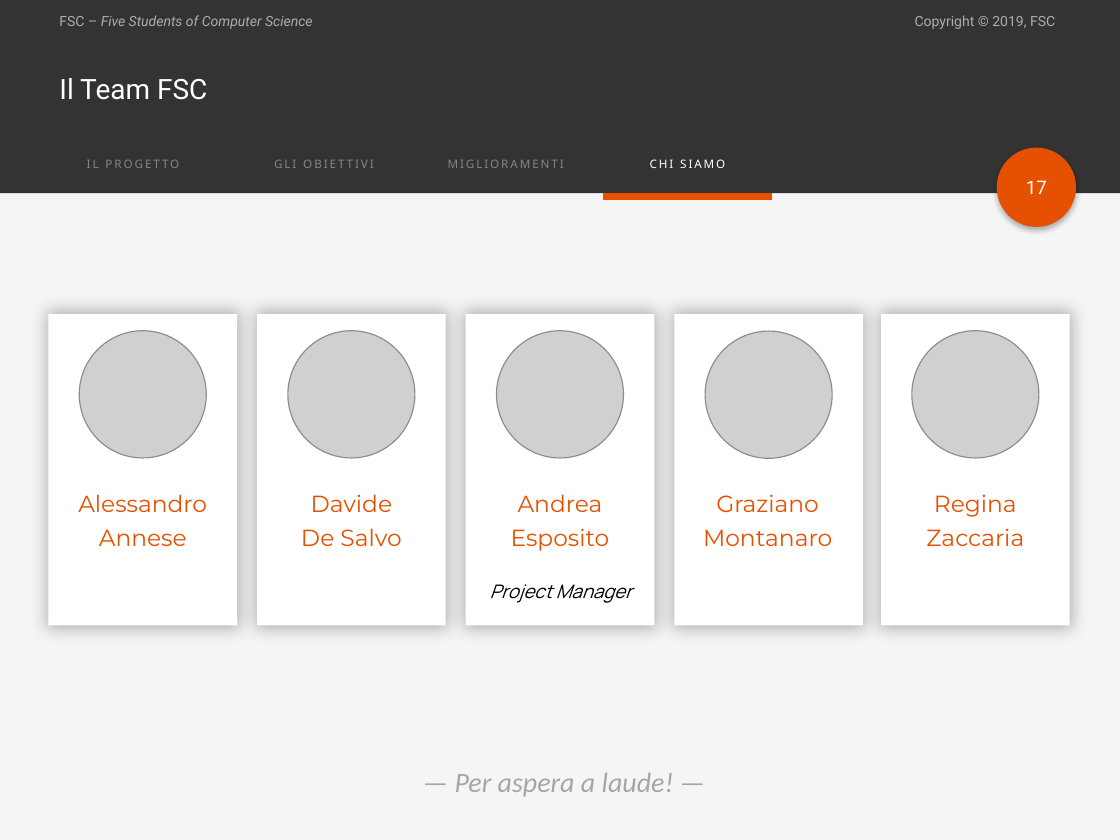
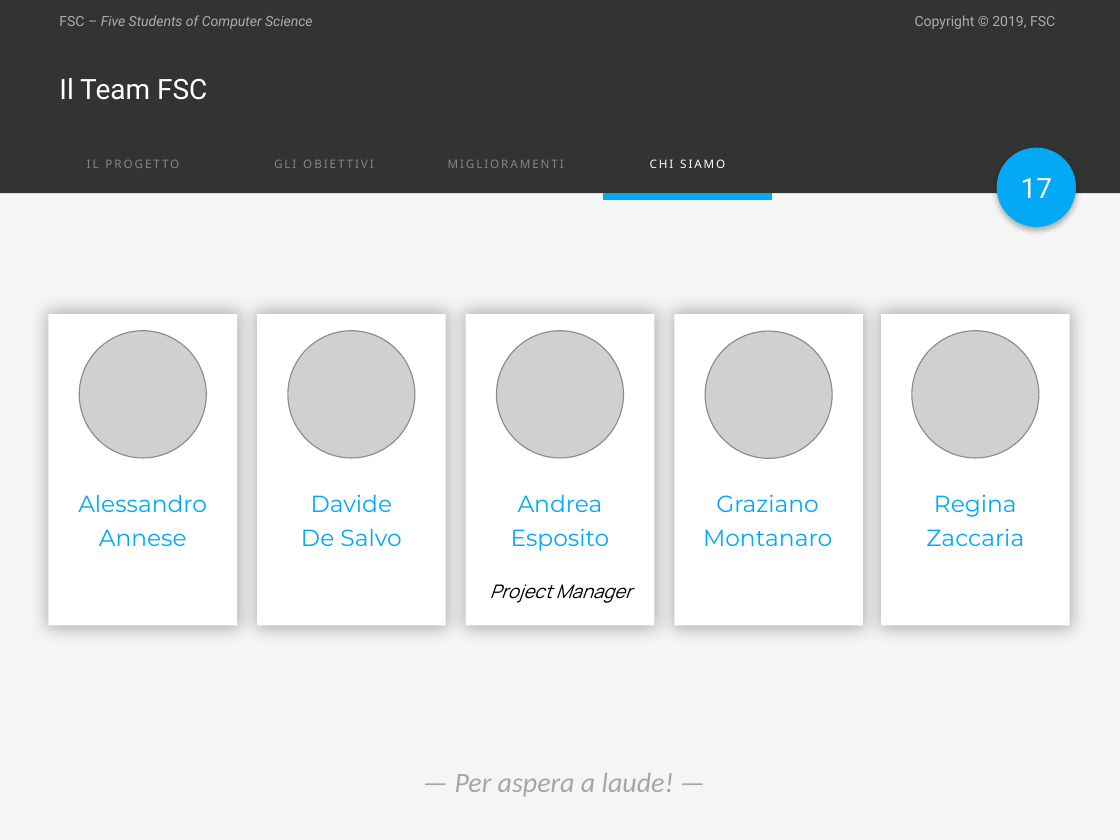
Before and after one commit to espositoandrea/ReportIUM, a slide deck: slide 17 of Presentazione/Presentazione IUM.pptx. Drawn at 1120x840 pixels with LibreOffice and Linux fonts; fonts in the diff are those of the drawing; grey boxes stand for pictures. Boxes give left, top, right and bottom in pixels: in the first picture for what was removed or moved away, otherwise in the second. Text is boxed around its words. In the diff, an @@ line names an element or a change of style, - is before the commit and + after.

```diff
--- a/Presentazione/Presentazione IUM.pptx
+++ b/Presentazione/Presentazione IUM.pptx
@@ ellipse at <box>997,148,1076,227</box>: fill #E55100 to #03A9F4 @@
@@ page number at <box>1021,178,1052,198</box>: size 12 to 18 pt @@
@@ line (603, 196) - (772, 196): stroke #E55100 4.5 pt to #03A9F4 4.5 pt @@
@@ text colour #E55100 to #03A9F4 in 5 elements at <box>78,494,207,546</box>, <box>301,494,401,546</box>, <box>511,494,610,551</box>, <box>703,494,832,546</box>, <box>926,494,1024,546</box> @@
```
Also in this commit, not shown: 14 other slides changed.
